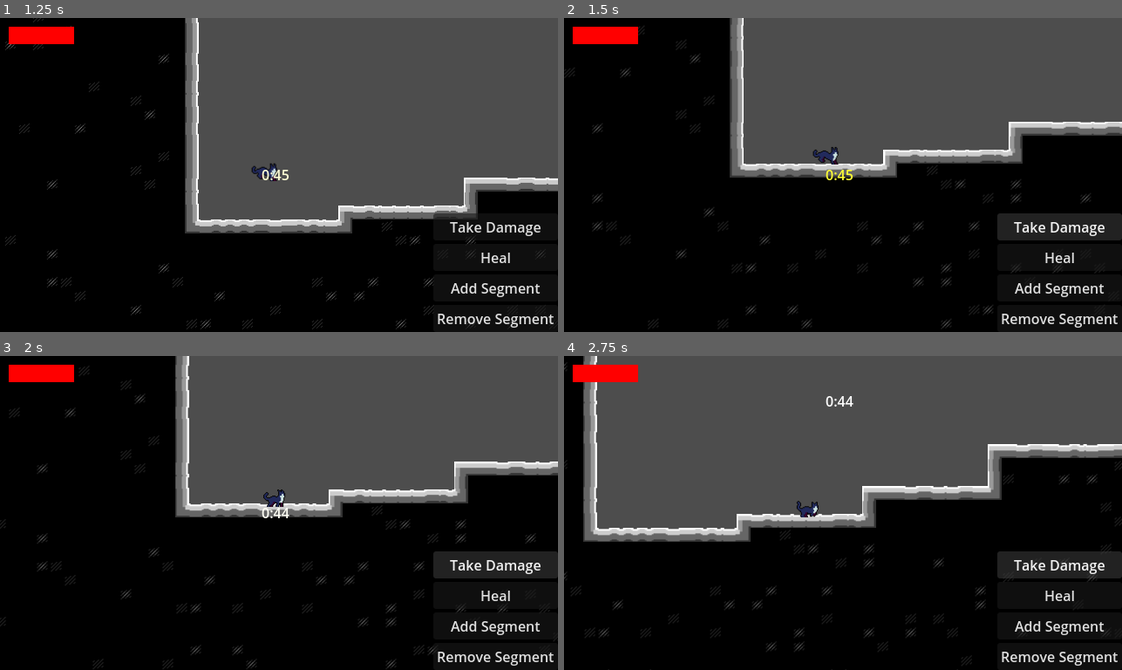
Above: before the commit, frames 1-4 (two rows, left to right).
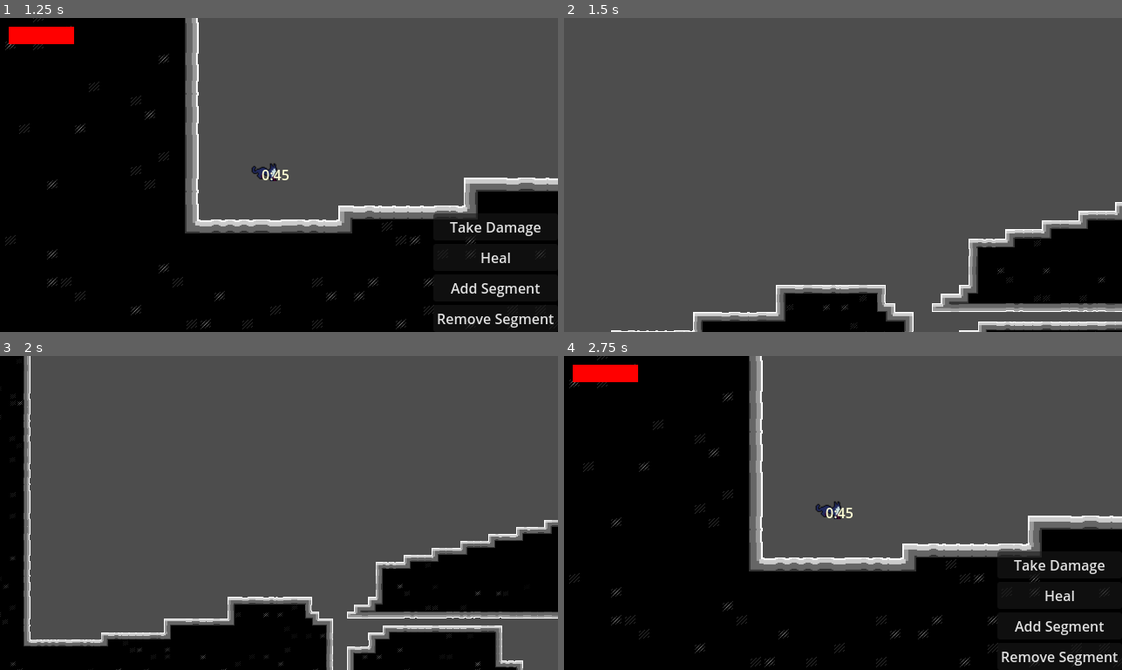
Above: after the commit, the same moments.

Repository: EmperorCookie/groundhogvania
Game: Godot game, scene res://levels/prototype/prototype_level.tscn
The game is run twice, just before and just after one commit, with the same random seed, the same clock (stepped at 60 frames per second) and the same inputs. This scene is started directly instead of the project's main scene.
Inputs:
- Up to frame 1 (1.25 s): hold Right (player_right) from 0.53 s (still down); tap Shift (player_dash) at 0.6 s; tap Space (player_jump) at 0.77 s
- Up to frame 2 (1.5 s): release Right (player_right) at 1.25 s; click "Take Damage" at 1.25 s
- Up to frame 3 (2 s): no input
- Up to frame 4 (2.75 s): hold Right (player_right) from 2.03 s (still down); tap Shift (player_dash) at 2.1 s; tap Space (player_jump) at 2.27 s

Frame 1 is identical in both runs. In frame 2, 64% of the frame differs, in the area x 0-100%, y 0-100%; in frame 3, 55%; in frame 4, 35%.

Commit message:
Add dev buttons for player damage and healing
Added methods and signal connections to player_hud for TakeDamage and Heal buttons, allowing developers to trigger player damage and healing from the HUD for testing purposes.

Diff:
--- a/menu/player_hud.gd
+++ b/menu/player_hud.gd
@@ -145,3 +145,12 @@
 		print("Warning: restart_timer label not found!")
 
 	print("Current time: " + time_string)  # Keep debug print for now
+
+
+func _on_take_damage_btn_pressed() -> void:
+	var player = get_node("../Player")
+	player.player_take_damage()
+
+func _on_heal_btn_pressed() -> void:
+	var player = get_node("../Player")
+	player.player_heal()
--- a/menu/player_hud.tscn
+++ b/menu/player_hud.tscn
@@ -74,3 +74,6 @@
 layout_mode = 2
 focus_mode = 0
 text = "Remove Segment"
+
+[connection signal="pressed" from="Control/DevButtons/TakeDamageBtn" to="." method="_on_take_damage_btn_pressed"]
+[connection signal="pressed" from="Control/DevButtons/HealBtn" to="." method="_on_heal_btn_pressed"]
